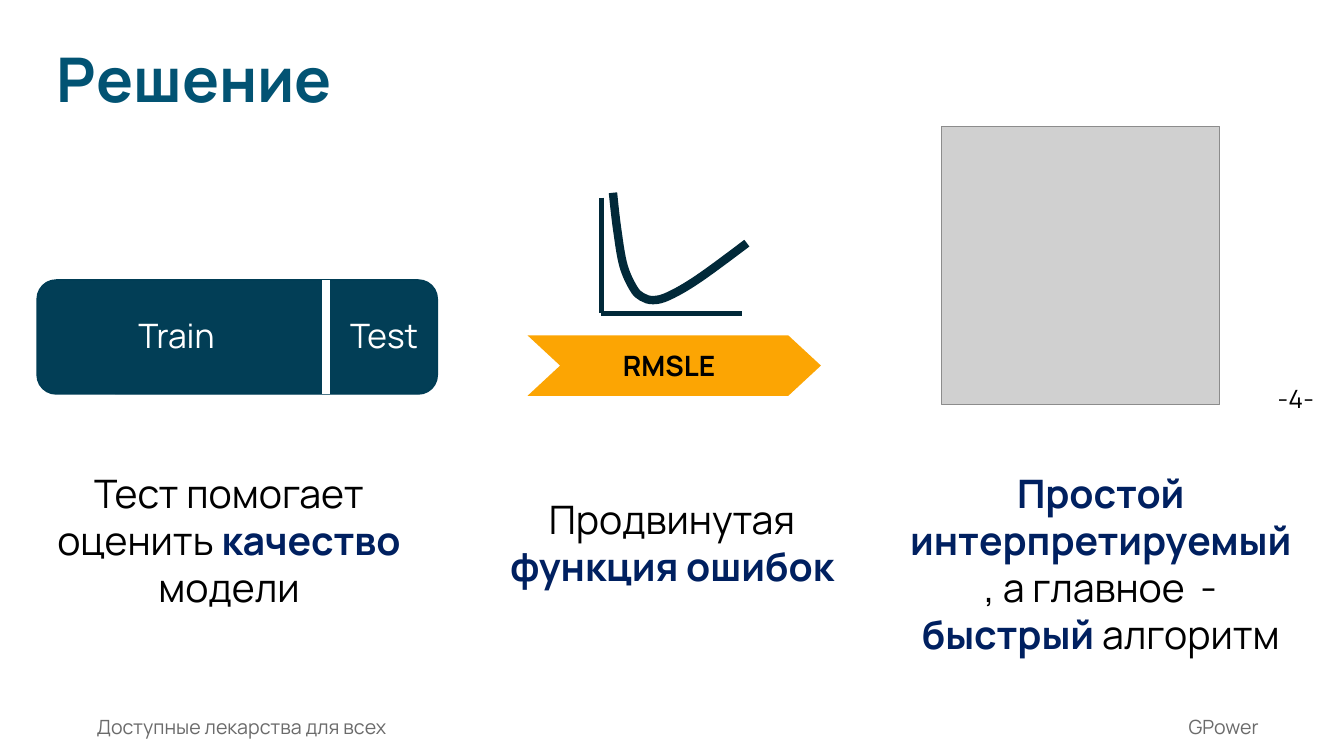
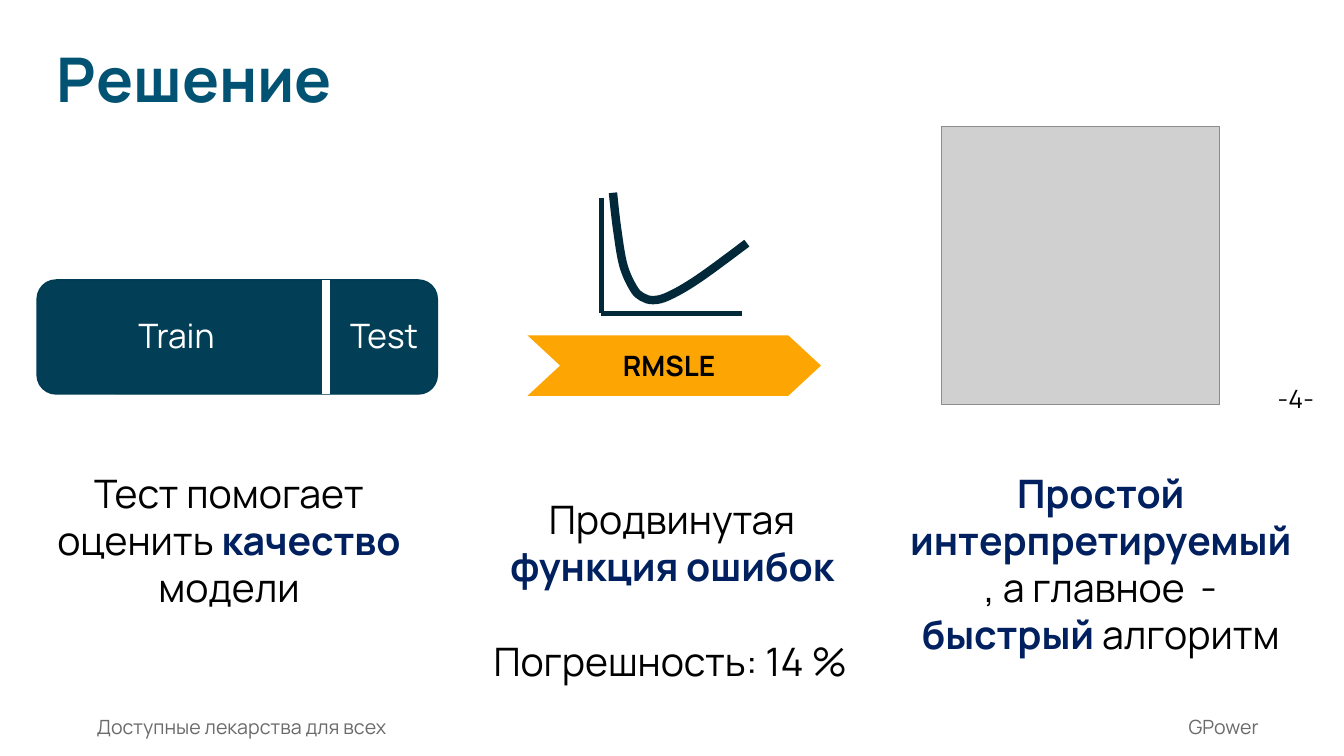
Before and after one commit to Tribble58/spb_medicine, a slide deck: slide 4 of Презентация.pptx. Drawn at 1344x756 pixels with LibreOffice and Linux fonts; fonts in the diff are those of the drawing; grey boxes stand for pictures; background and template pictures are left out. Boxes give left, top, right and bottom in pixels: in the first picture for what was removed or moved away, otherwise in the second. Text is boxed around its words. In the diff, an @@ line names an element or a change of style, - is before the commit and + after.

```diff
--- a/Презентация.pptx
+++ b/Презентация.pptx
@@ text added at [494,647,803,686], 28 pt, text #000000 @@
+Погрешность: 14 %
```
Also in this commit, not shown: 1 other slide changed, 1 other file.
